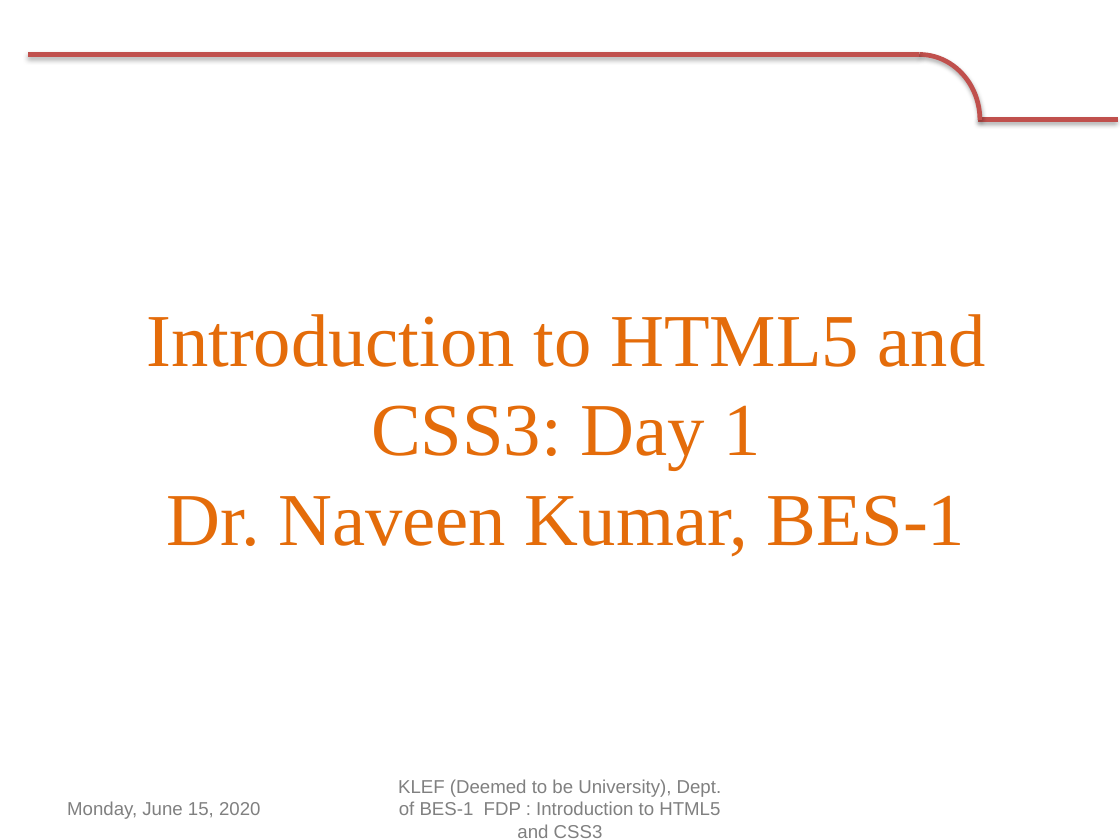
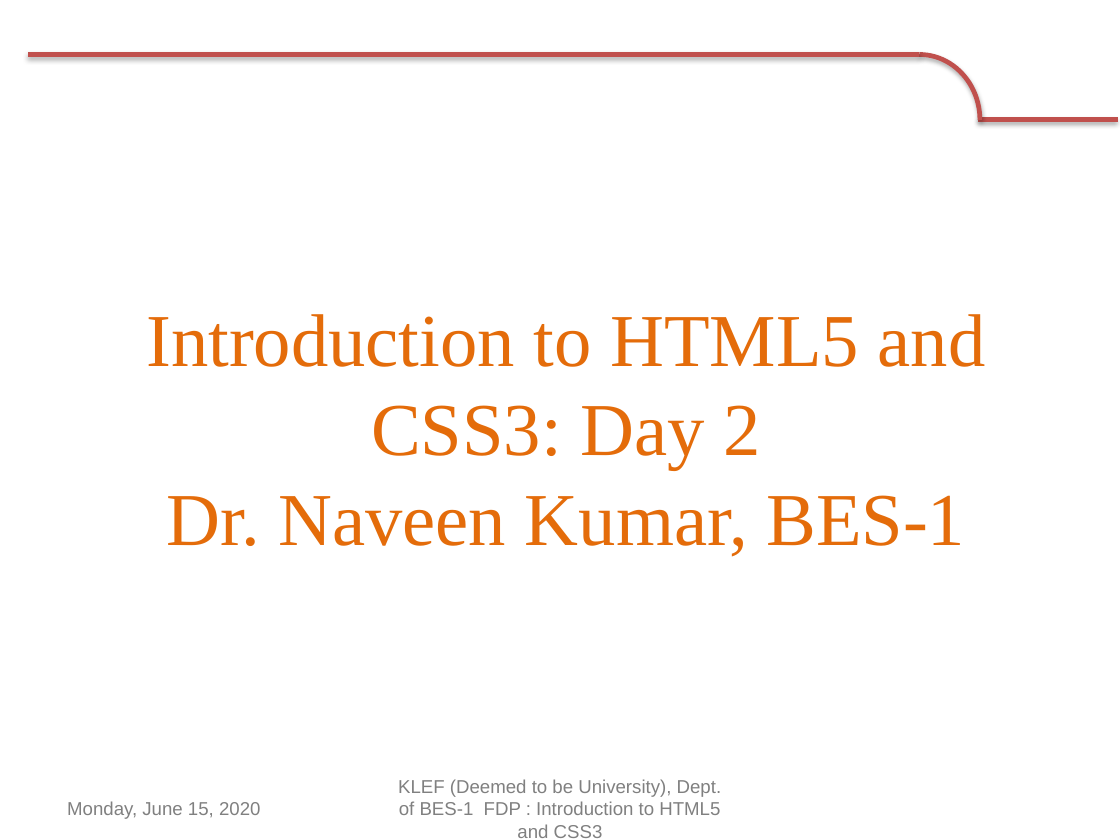
Before and after one commit to navbharti/https---github.com-navbharti-webdesign, a slide deck: slide 1 of html/ppt/day two.pptx. Drawn at 1120x840 pixels with LibreOffice and Linux fonts; fonts in the diff are those of the drawing; background and template pictures are left out. Boxes give left, top, right and bottom in pixels: in the first picture for what was removed or moved away, otherwise in the second. Text is boxed around its words. In the diff, an @@ line names an element or a change of style, - is before the commit and + after.

```diff
--- a/html/ppt/day two.pptx
+++ b/html/ppt/day two.pptx
@@ title at [146, 314, 986, 557]: text changed @@
-Introduction to HTML5 and CSS3: Day 1
-Dr. Naveen Kumar, BES-1
+Introduction to HTML5 and CSS3: Day 2
+Dr. Naveen Kumar, BES-1
```
Also in this commit, not shown: 6 other slides changed, 9 slides added, 2 other files.
